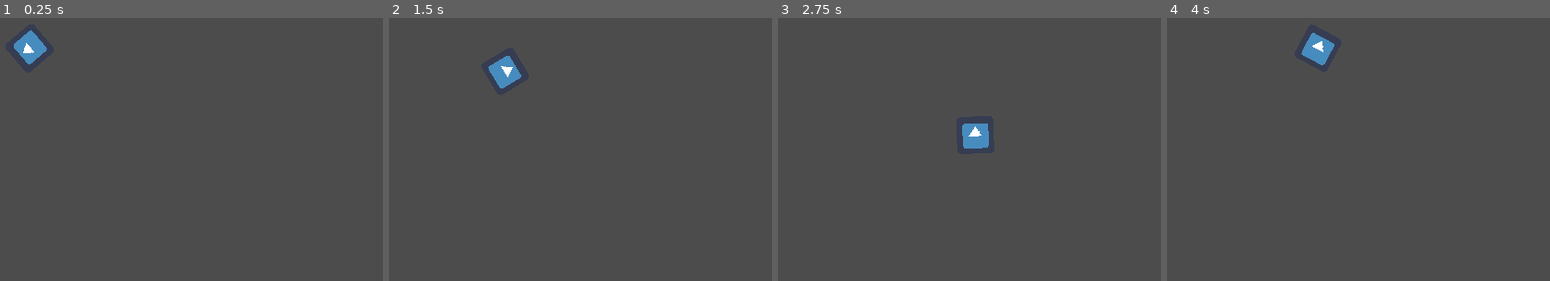
Above: before the commit, frames 1-4 (left to right).
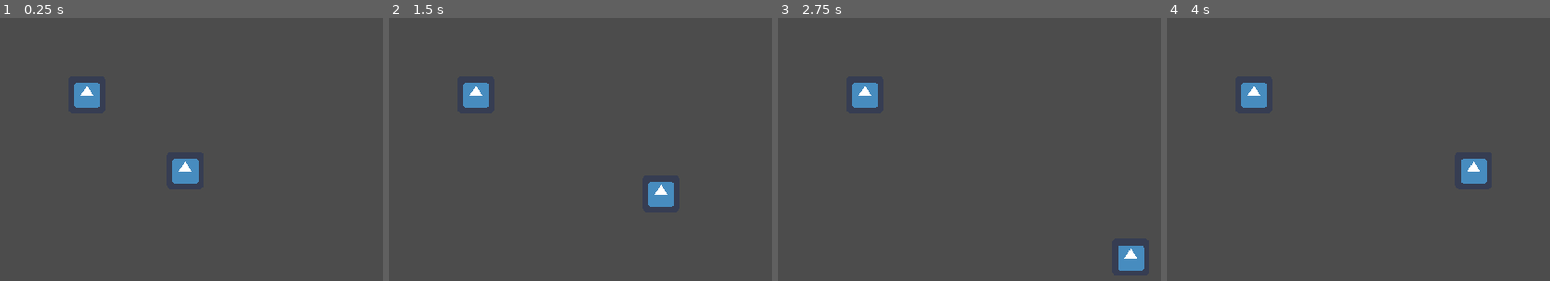
Above: after the commit, the same moments.

Repository: pcchiu96/Protocol-Phorest-1-A
Game: Godot game, scene res://Rooms/Room.tscn
Two runs of this game, one before a commit and one after it. Both use one fixed random seed, a clock stepped at 60 frames per second and the inputs below. The engine's default icon, where the game draws it, is replaced by a stand-in: a white triangle on a blue panel in a dark square.
Inputs (mouse positions are in pixels of both pictures, inside the frame that each line leads up to):
- Up to frame 1 (0.25 s): no input
- Up to frame 2 (1.5 s): tap Enter at 0.5 s; move the mouse to (outside the picture) at 0.52 s; hold D (right) 0.53-1.28 s; move the mouse to (607, 238) at 1.27 s; hold S (down) from 1.28 s (still down)
- Up to frame 3 (2.75 s): move the mouse to (outside the picture) at 2.02 s; release S (down) at 2.03 s; hold D (right) from 2.03 s (still down)
- Up to frame 4 (4 s): move the mouse to (outside the picture) at 2.77 s; release D (right) at 2.78 s; hold W (up) 2.78-3.53 s; move the mouse to (outside the picture) at 3.52 s; hold A (left) from 3.53 s (still down)

The runs differ from the first frame. In frame 1, 1.9% of the frame differs, in the area x 3-52%, y 4-64%; in frame 2, 1.9%; in frame 3, 1.9%; in frame 4, 1.9%.

Commit message:
added border collision to prevent player from going off screen

Diff:
--- a/Player/Old Man.gd
+++ b/Player/Old Man.gd
@@ -2,10 +2,14 @@
 
 export (int) var speed = 200
 
+var screen_size
 var velocity = Vector2()
 
+func ready():
+	screen_size = get_viewport_rect().size
+
 func get_input():
-	look_at(get_global_mouse_position())
+	#look_at(get_global_mouse_position())
 	velocity = Vector2()
 	if Input.is_action_pressed("right"):
 		velocity.x += 1
--- a/Rooms/Room.tscn
+++ b/Rooms/Room.tscn
@@ -1,16 +1,66 @@
-[gd_scene load_steps=3 format=2]
+[gd_scene load_steps=7 format=2]
 
 [ext_resource path="res://icon.png" type="Texture" id=1]
 [ext_resource path="res://Player/Old Man.gd" type="Script" id=2]
 
+[sub_resource type="RectangleShape2D" id=1]
+extents = Vector2( 30.5, 30.5 )
+
+[sub_resource type="RectangleShape2D" id=2]
+extents = Vector2( 29, 29 )
+
+[sub_resource type="RectangleShape2D" id=3]
+extents = Vector2( 640, 30 )
+
+[sub_resource type="RectangleShape2D" id=4]
+extents = Vector2( 30, 358.75 )
+
 [node name="Room" type="Node2D"]
 
 [node name="Old Man" type="KinematicBody2D" parent="."]
-position = Vector2( 56, 65 )
+position = Vector2( 325, 276 )
 script = ExtResource( 2 )
 __meta__ = {
 "_edit_group_": true
 }
 
+[node name="CollisionShape2D" type="CollisionShape2D" parent="Old Man"]
+position = Vector2( -0.5, -0.5 )
+shape = SubResource( 1 )
+
 [node name="Sprite" type="Sprite" parent="Old Man"]
 texture = ExtResource( 1 )
+
+[node name="Static Object" type="StaticBody2D" parent="."]
+position = Vector2( 155, 145 )
+__meta__ = {
+"_edit_group_": true
+}
+
+[node name="CollisionShape2D" type="CollisionShape2D" parent="Static Object"]
+shape = SubResource( 2 )
+
+[node name="Sprite" type="Sprite" parent="Static Object"]
+texture = ExtResource( 1 )
+
+[node name="Borders" type="StaticBody2D" parent="."]
+position = Vector2( 644, 389 )
+__meta__ = {
+"_edit_group_": true
+}
+
+[node name="Top Wall" type="CollisionShape2D" parent="Borders"]
+position = Vector2( -4, -359 )
+shape = SubResource( 3 )
+
+[node name="Left Wall" type="CollisionShape2D" parent="Borders"]
+position = Vector2( -612, -28.25 )
+shape = SubResource( 4 )
+
+[node name="Right Wall" type="CollisionShape2D" parent="Borders"]
+position = Vector2( 604, -28 )
+shape = SubResource( 4 )
+
+[node name="Bottom Wall" type="CollisionShape2D" parent="Borders"]
+position = Vector2( -4, 301 )
+shape = SubResource( 3 )
--- a/project.godot
+++ b/project.godot
@@ -18,6 +18,8 @@
 
 window/size/width=1280
 window/size/height=720
+window/size/test_width=1280
+window/size/test_height=720
 window/stretch/mode="2d"
 
 [importer_defaults]
